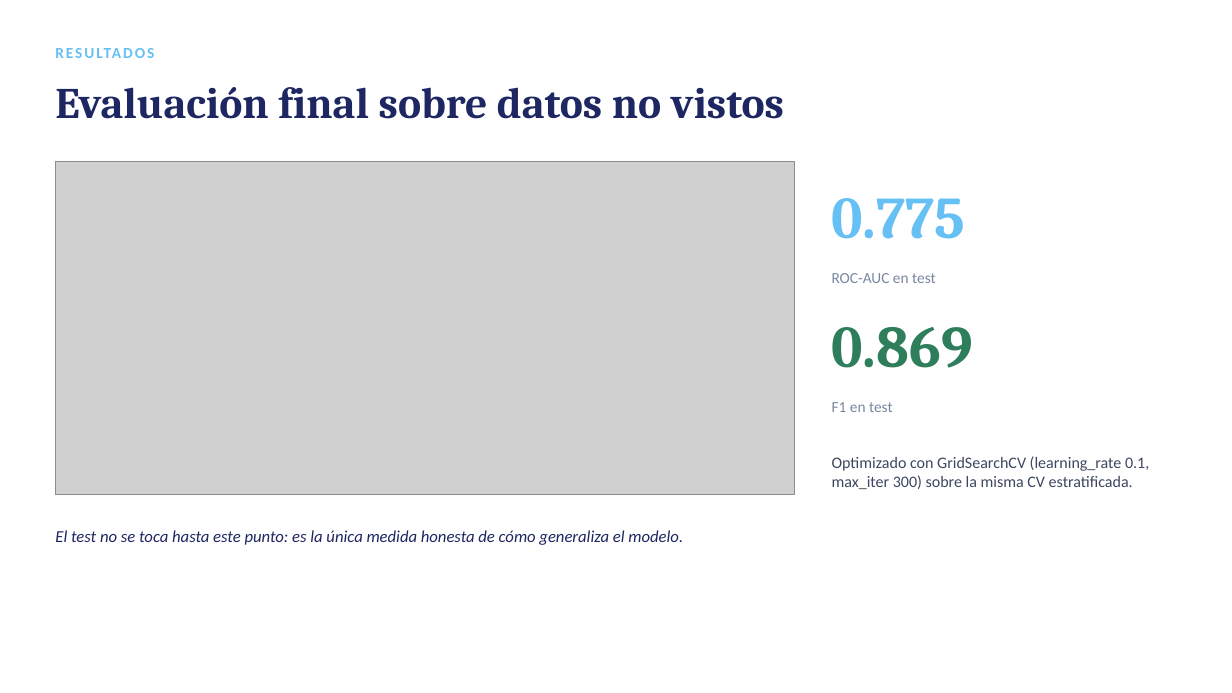
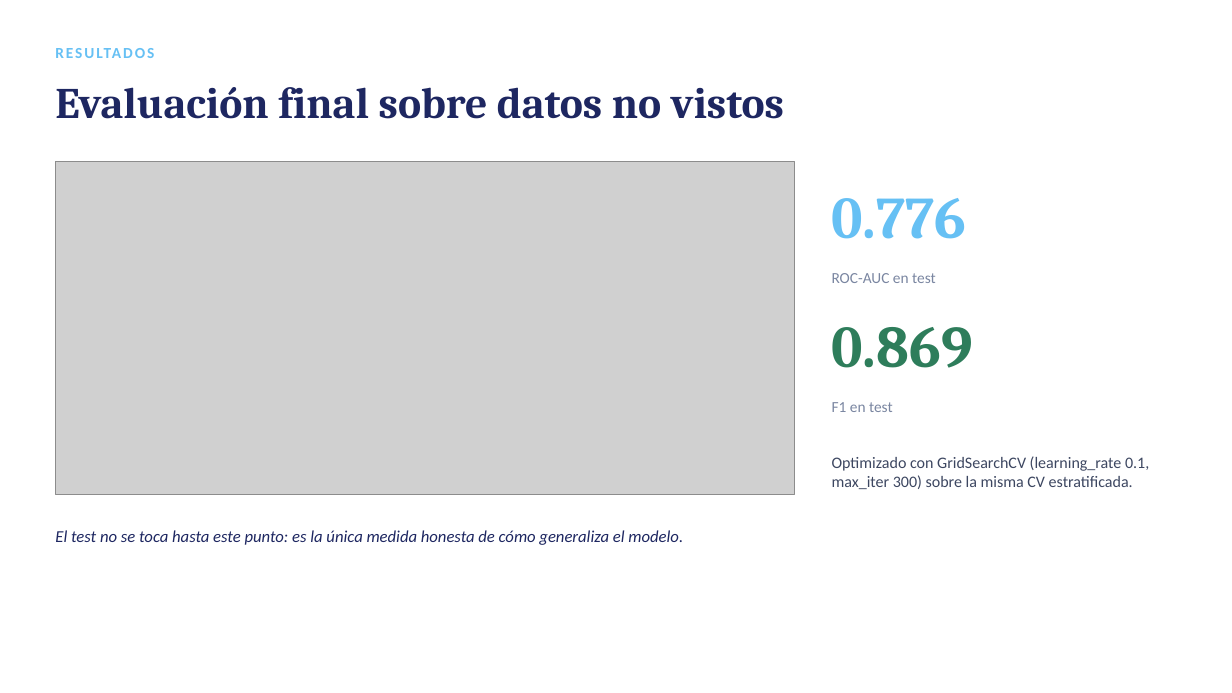
Before and after one commit to IsaacFrr/ML_steam_reception, a slide deck: slide 9 of Presentacion.pptx. Drawn at 1232x693 pixels with LibreOffice and Linux fonts; fonts in the diff are those of the drawing; grey boxes stand for pictures. Boxes give left, top, right and bottom in pixels: in the first picture for what was removed or moved away, otherwise in the second. Text is boxed around its words. In the diff, an @@ line names an element or a change of style, - is before the commit and + after.

```diff
--- a/Presentacion.pptx
+++ b/Presentacion.pptx
@@ text at box(832, 198, 967, 239): text changed @@
-0.775
+0.776
```
Also in this commit, not shown: 2 other slides changed, 8 other files.
